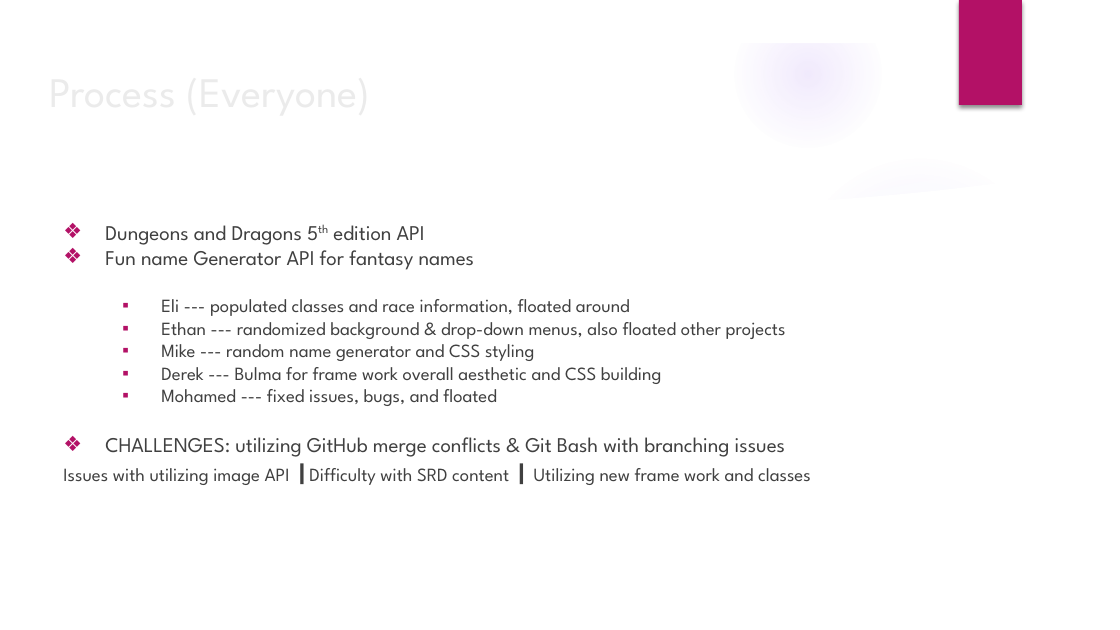
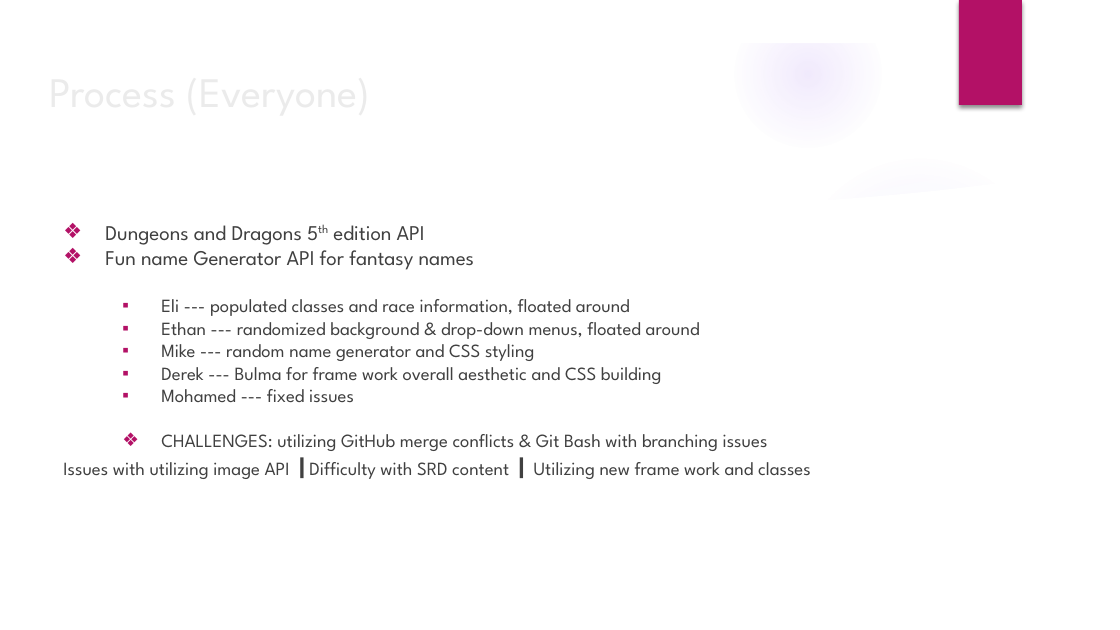
Before and after one commit to MiernickiElijah/Skulduggery, a slide deck: slide 4 of assets/Skulduggery.pptx. Drawn at 1120x630 pixels with LibreOffice and Linux fonts; fonts in the diff are those of the drawing; background and template pictures are left out. Boxes give left, top, right and bottom in pixels: in the first picture for what was removed or moved away, otherwise in the second. Text is boxed around its words. In the diff, an @@ line names an element or a change of style, - is before the commit and + after.

```diff
--- a/assets/Skulduggery.pptx
+++ b/assets/Skulduggery.pptx
@@ text at (161,322,700,339): text changed @@
-  ▪ Ethan --- randomized background & drop-down menus, also floated other projects
+  ▪ Ethan --- randomized background & drop-down menus, floated around
@@ text at (161,389,354,402): text changed @@
-  ▪ Mohamed --- fixed issues, bugs, and floated
+  ▪ Mohamed --- fixed issues
@@ text at (161,434,768,451): size 13.5 to 12 pt in "CHALLENGES: utilizing GitHub merge conflicts & Git ..."; list level 1 to 2 in "CHALLENGES: utilizing GitHub merge conflicts ..." @@
```
Also in this commit, not shown: 3 other files.
